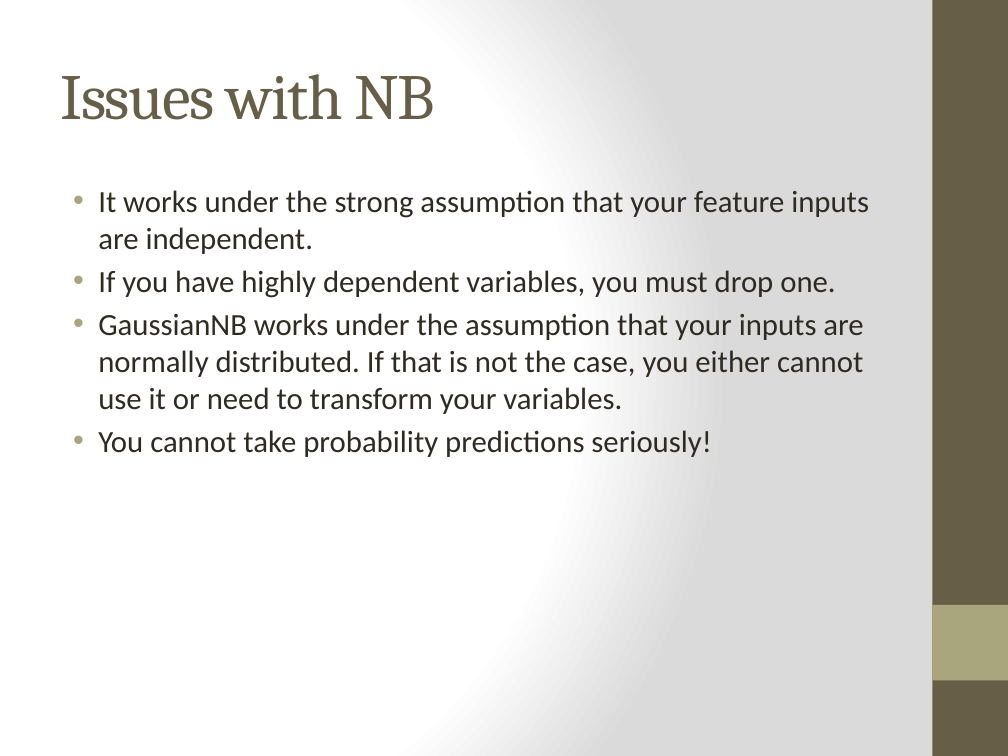
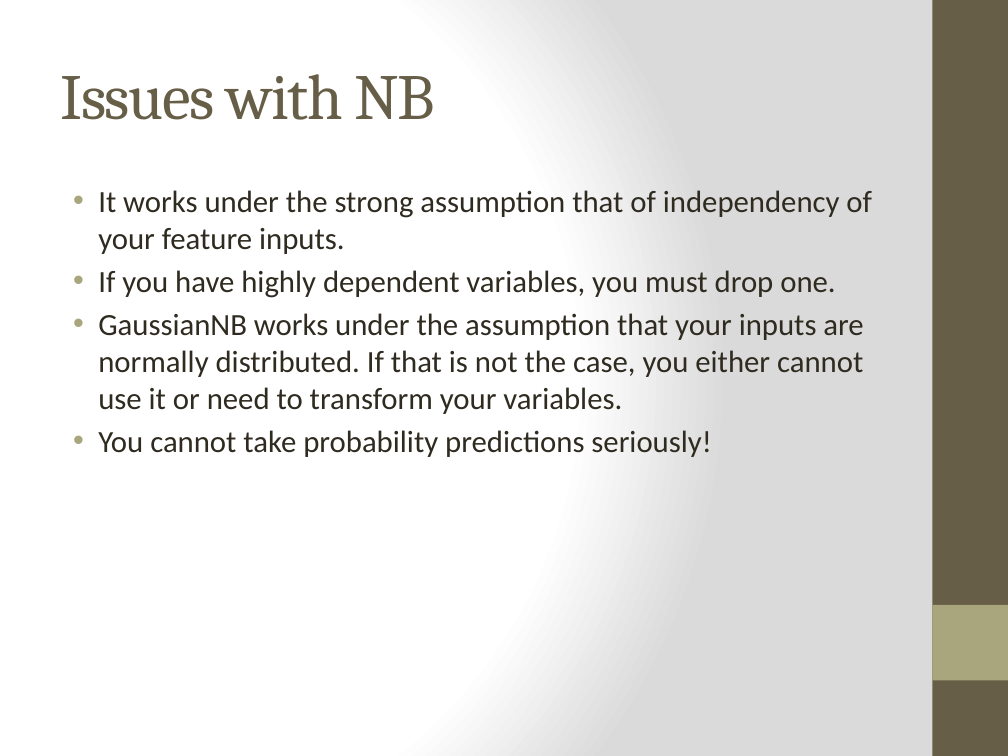
Before and after one commit to prymnumber/DS-SF-24, a slide deck: slide 14 of Lecture Notes-Slides/Lecture 17.pptx. Drawn at 1008x756 pixels with LibreOffice and Linux fonts; fonts in the diff are those of the drawing. Boxes give left, top, right and bottom in pixels: in the first picture for what was removed or moved away, otherwise in the second. Text is boxed around its words. In the diff, an @@ line names an element or a change of style, - is before the commit and + after.

```diff
--- a/Lecture Notes-Slides/Lecture 17.pptx
+++ b/Lecture Notes-Slides/Lecture 17.pptx
@@ text at (98,190,872,254): text changed @@
-• It works under the strong assumption that your feature inputs are independent.
+• It works under the strong assumption that of independency of your feature inputs.
```
Also in this commit, not shown: 5 other slides changed, 9 other files.
